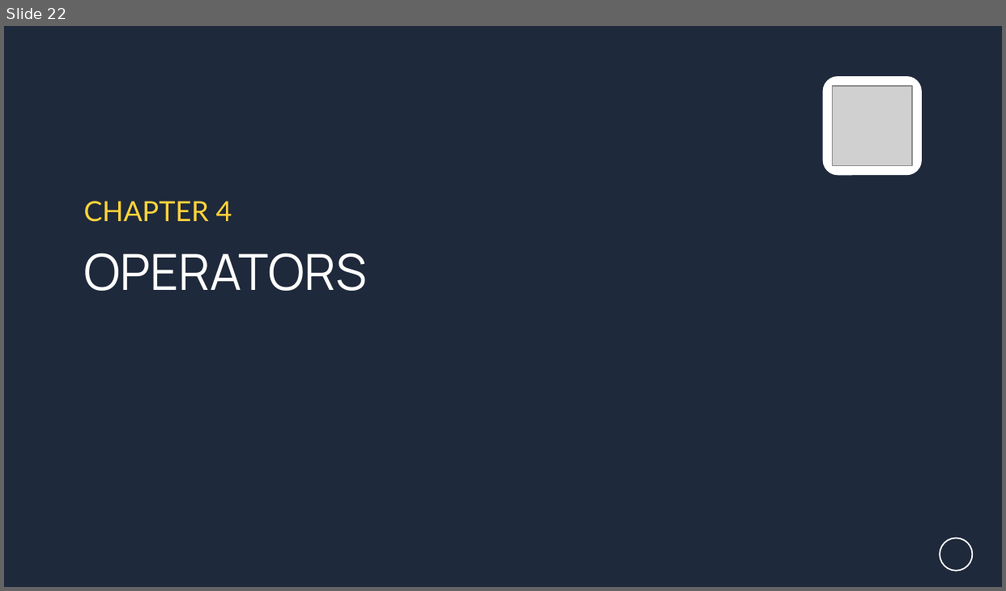
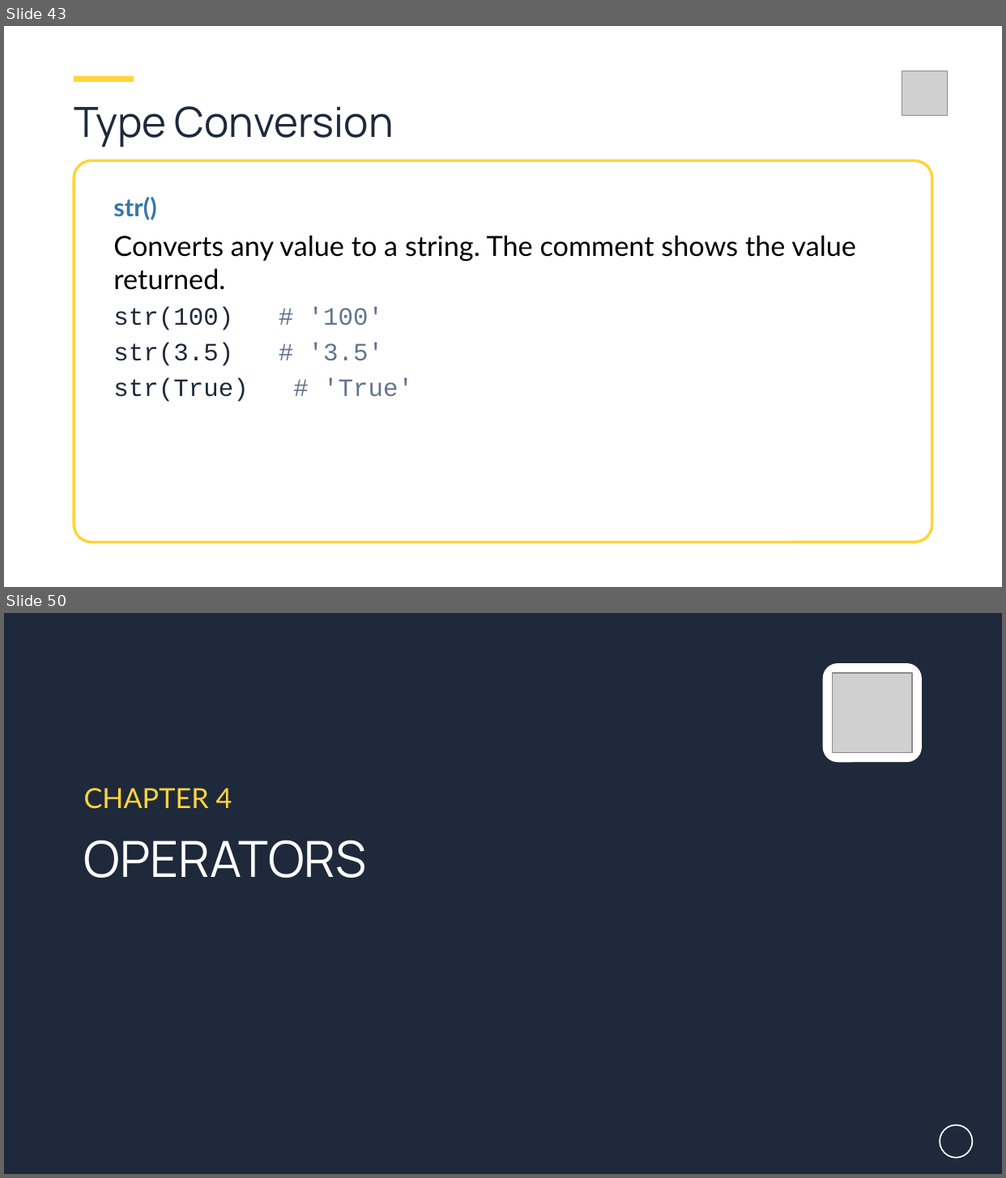
Before and after one commit to aamir-naseem88/Learn-Python, a slide deck: Python_Course.pptx. Shown one above the other, each under a label of ours: slide 22 before the commit, slides 43 and 50 after it; the slides between them are not shown. The pictures are 1006x591 and 1006x1178 pixels, drawn with LibreOffice and Linux fonts; fonts in the diff are those of the drawing; grey boxes stand for pictures; background and template pictures are left out. Boxes give left, top, right and bottom in pixels: in the first picture for what was removed or moved away, otherwise in the second. Text is boxed around its words. In the diff, an @@ line names an element or a change of style, - is before the commit and + after.

```diff
--- a/Python_Course.pptx
+++ b/Python_Course.pptx
@@ slide 43 added at box(4, 26, 1002, 587), background #FFFFFF; not listed: 1 template element that a slide beside it also shows @@
@@ picture added at box(902, 71, 947, 116) @@
@@ rectangle added at box(74, 76, 134, 82), fill #FFD43B @@
@@ text added at box(74, 106, 394, 148), 30 pt, text #1E293B @@
+Type Conversion
@@ rounded rectangle added at box(74, 160, 932, 543), fill #FFFFFF, outline #FFD43B 2 pt @@
@@ text added at box(113, 197, 156, 220), 18 pt, text #3776AB, bold @@
+str()
@@ text added at box(113, 235, 856, 402), 20 pt, text #000000 @@
+Converts any value to a string. The comment shows the value returned.
+str(100) # '100'
+str(3.5) # '3.5'
+str(True) # 'True'
@@ what was slide 22 is now slide 50 @@
```
Also in this commit, not shown: 161 other slides added, 2 other files.
